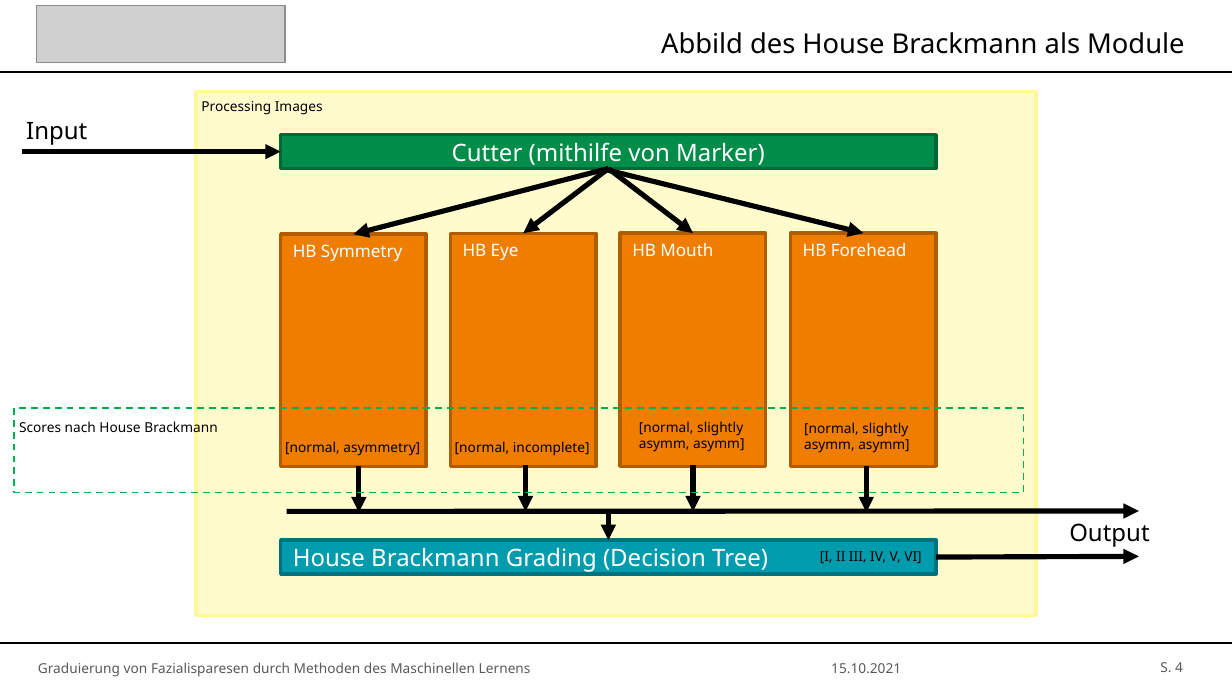
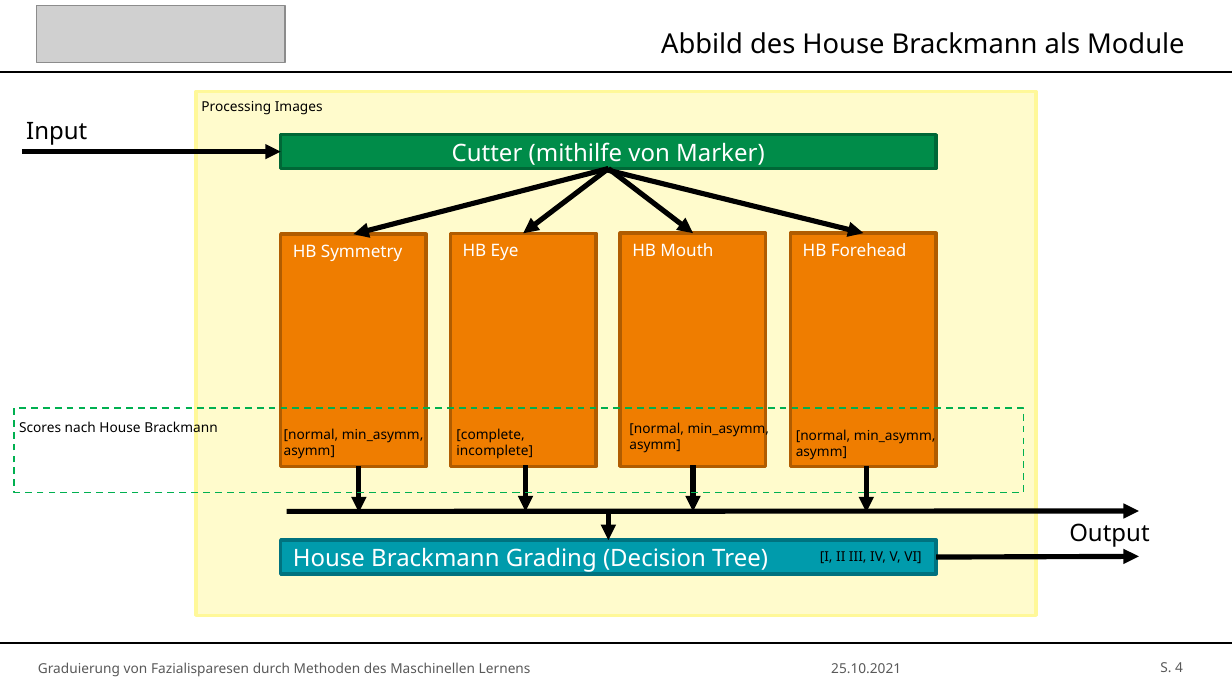
Before and after one commit to bar35643/House-Brackmann-Medical-Detection, a slide deck: slide 4 of documents/presentation/13-10-2021-Praesentation-editiert.pptx. Drawn at 1232x693 pixels with LibreOffice and Linux fonts; fonts in the diff are those of the drawing; grey boxes stand for pictures; background and template pictures are left out. Boxes give left, top, right and bottom in pixels: in the first picture for what was removed or moved away, otherwise in the second. Text is boxed around its words. In the diff, an @@ line names an element or a change of style, - is before the commit and + after.

Commit message:
Updated Lookuptables for the Modules

```diff
--- a/documents/presentation/13-10-2021-Praesentation-editiert.pptx
+++ b/documents/presentation/13-10-2021-Praesentation-editiert.pptx
@@ text at (x1=284, y1=428, x2=424, y2=459): text changed @@
-[normal, asymmetry]
+[normal, min_asymm, asymm]
@@ text at (x1=456, y1=428, x2=533, y2=459): text changed @@
-[normal, incomplete]
+[complete, incomplete]
@@ text at (x1=629, y1=420, x2=770, y2=453): text changed @@
-[normal, slightly asymm, asymm]
+[normal, min_asymm, asymm]
@@ text at (x1=796, y1=426, x2=936, y2=460): text changed @@
-[normal, slightly asymm, asymm]
+[normal, min_asymm, asymm]
@@ text at (x1=831, y1=663, x2=901, y2=673): text changed @@
-15.10.2021
+25.10.2021
```
Also in this commit, not shown: 4 other slides changed, 1 other file.
